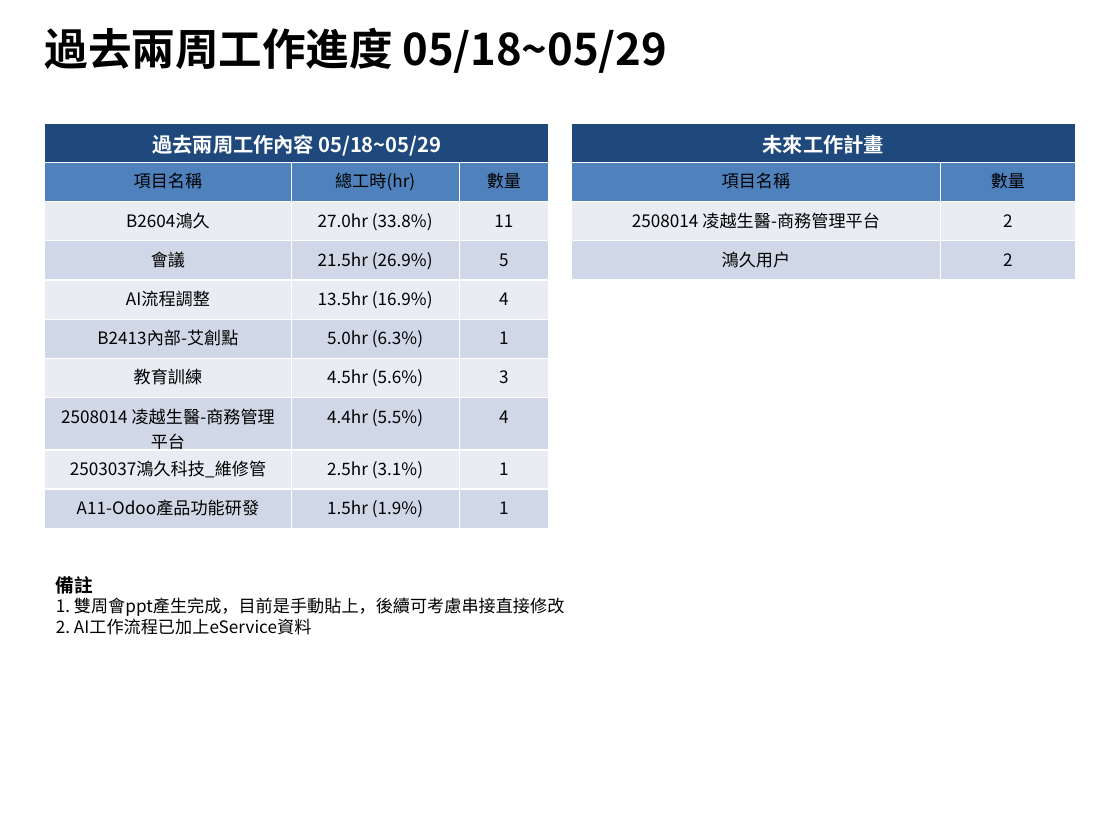
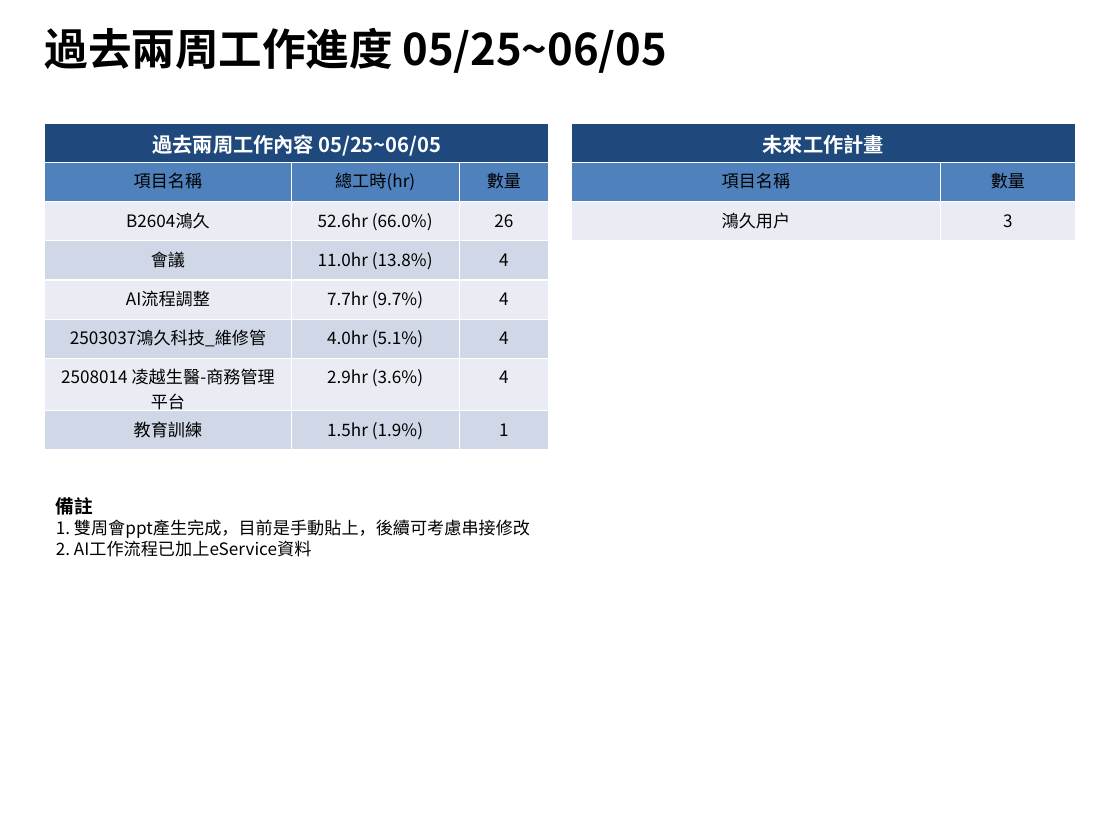
Before and after one commit to kingsmvp0913/odoo, a slide deck: slide 1 of .claude/tools/ppt/工作週報.pptx. Drawn at 1120x840 pixels with LibreOffice and Linux fonts; fonts in the diff are those of the drawing. Boxes give left, top, right and bottom in pixels: in the first picture for what was removed or moved away, otherwise in the second. Text is boxed around its words. In the diff, an @@ line names an element or a change of style, - is before the commit and + after.

```diff
--- a/.claude/tools/ppt/工作週報.pptx
+++ b/.claude/tools/ppt/工作週報.pptx
@@ text at <box>45,28,667,73</box>: text changed @@
-過去兩周工作進度 05/18~05/29
+過去兩周工作進度 05/25~06/05
@@ table at <box>45,123,549,443</box> @@
-row 1, column 1: 過去兩周工作內容 05/18~05/29
+row 1, column 1: 過去兩周工作內容 05/25~06/05
-row 3: B2604鴻久 | 27.0hr (33.8%) | 11
-row 4: 會議 | 21.5hr (26.9%) | 5
-row 5: AI流程調整 | 13.5hr (16.9%) | 4
-row 6: B2413內部-艾創點 | 5.0hr (6.3%) | 1
-row 7: 教育訓練 | 4.5hr (5.6%) | 3
-row 8: 2508014 凌越生醫-商務管理平台 | 4.4hr (5.5%) | 4
-row 9: 2503037鴻久科技_維修管 | 2.5hr (3.1%) | 1
-row 10: A11-Odoo產品功能研發 | 1.5hr (1.9%) | 1
+row 3: B2604鴻久 | 52.6hr (66.0%) | 26
+row 4: 會議 | 11.0hr (13.8%) | 4
+row 5: AI流程調整 | 7.7hr (9.7%) | 4
+row 6: 2503037鴻久科技_維修管 | 4.0hr (5.1%) | 4
+row 7: 2508014 凌越生醫-商務管理平台 | 2.9hr (3.6%) | 4
+row 8: 教育訓練 | 1.5hr (1.9%) | 1
@@ table at <box>571,123,1075,241</box> @@
-row 3: 2508014 凌越生醫-商務管理平台 | 2
-row 4: 鴻久用戶 | 2
+row 3: 鴻久用戶 | 3
@@ text "備註": place and size @@
-text "備註" at <box>56,576,564,635</box>
+text "備註" at <box>56,497,530,557</box>
@@ text at <box>56,519,530,538</box>: text changed @@
-1. 雙周會ppt產生完成，目前是手動貼上，後續可考慮串接直接修改
+1. 雙周會ppt產生完成，目前是手動貼上，後續可考慮串接修改
```
Also in this commit, not shown: 1 other file.
